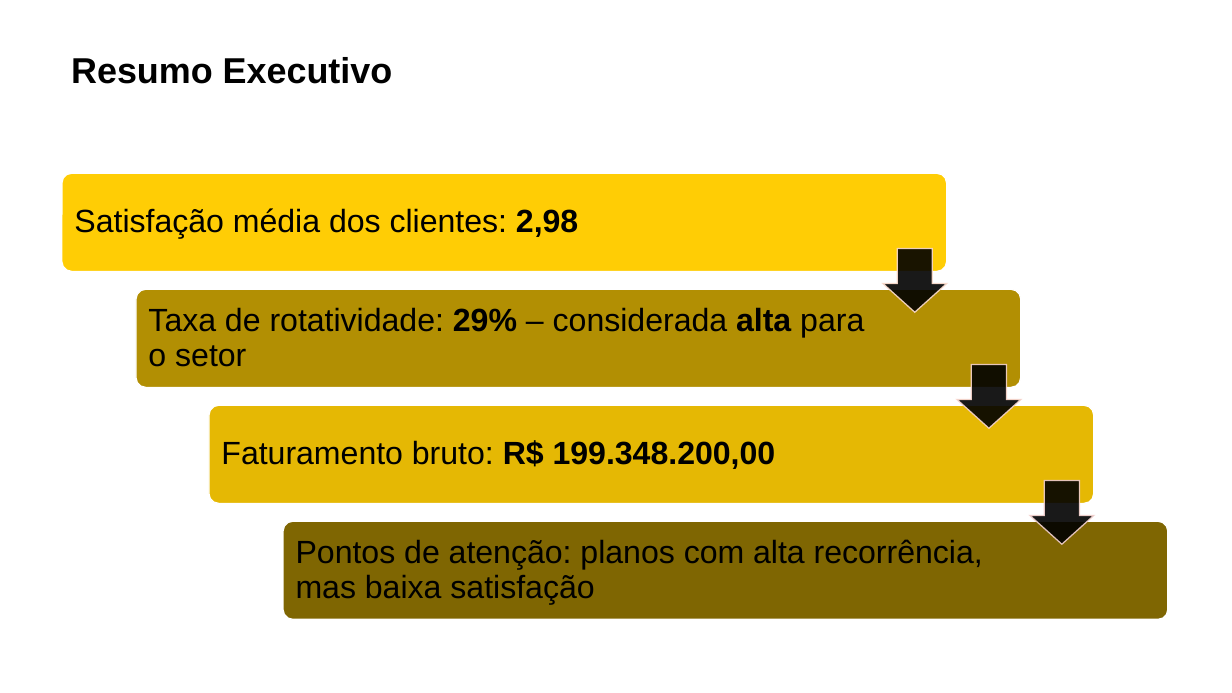
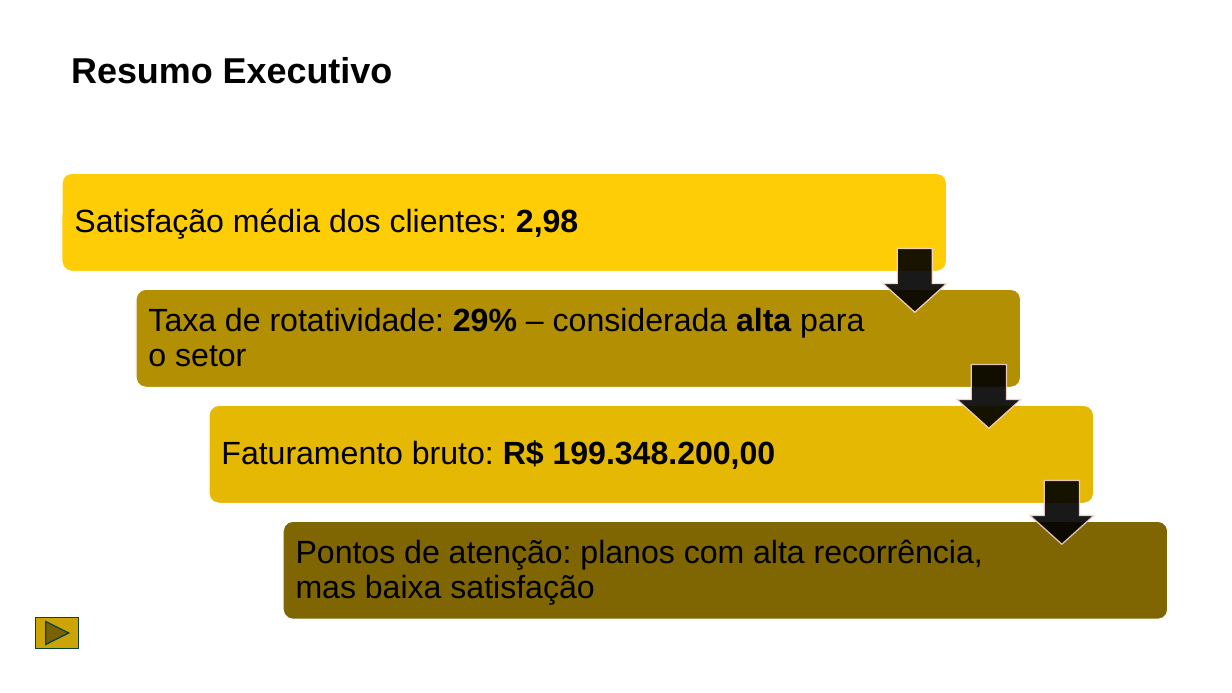
Before and after one commit to WillianMonteiro23/projetos-excel, a slide deck: slide 4 of projeto-03/MTN_Satisfaction_Retention_Analysis_Report.pptx (slide 2 before the commit). Drawn at 1232x693 pixels with LibreOffice and Linux fonts; fonts in the diff are those of the drawing. Boxes give left, top, right and bottom in pixels: in the first picture for what was removed or moved away, otherwise in the second. Text is boxed around its words. In the diff, an @@ line names an element or a change of style, - is before the commit and + after.

```diff
--- a/projeto-03/MTN_Satisfaction_Retention_Analysis_Report.pptx
+++ b/projeto-03/MTN_Satisfaction_Retention_Analysis_Report.pptx
@@ action button forward next added at bbox=[36, 618, 79, 649], fill #CCA404, outline #0A4443 1 pt @@
```
Also in this commit, not shown: 5 other slides changed, 2 slides added, 1 other file.
